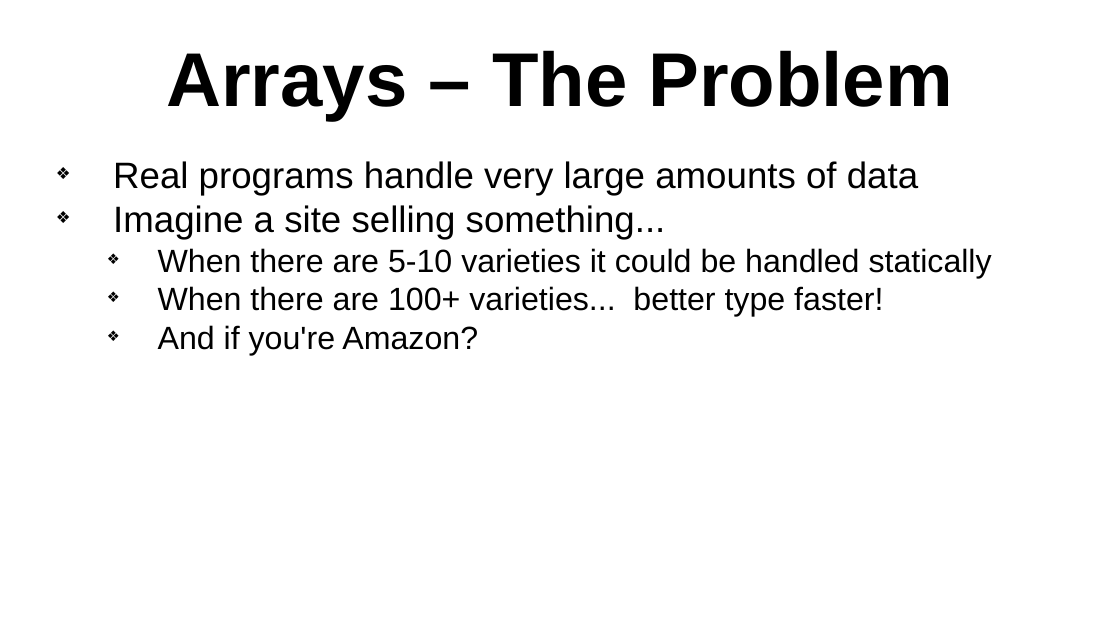
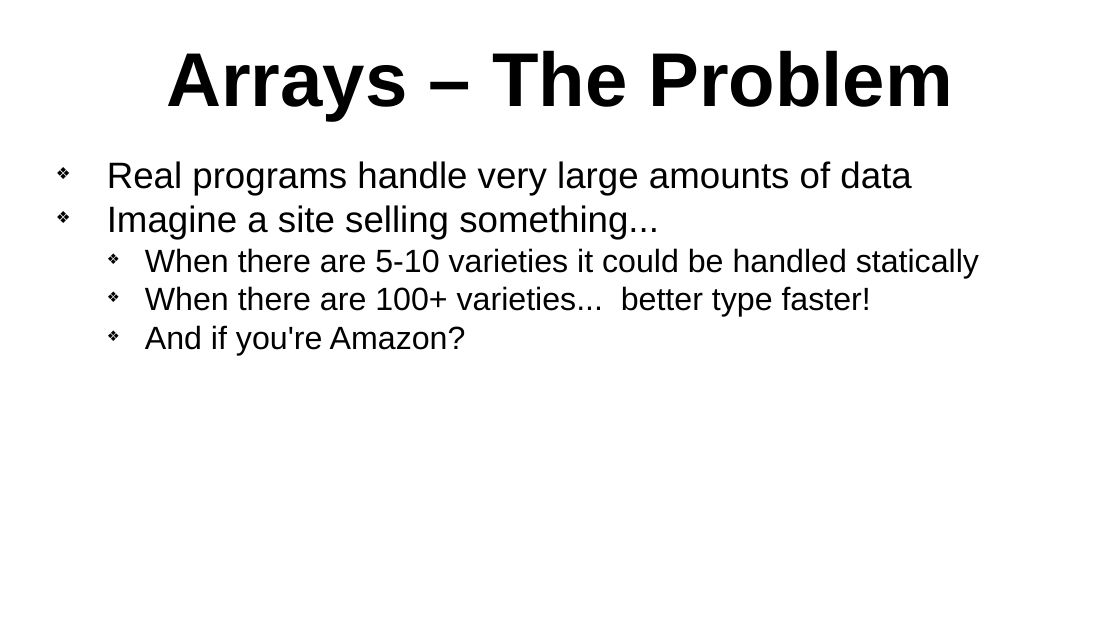
Before and after one commit to gstragand/IntroToArrays, a slide deck: slide 2 of Arrays.pptx. Drawn at 1120x630 pixels with LibreOffice and Linux fonts; fonts in the diff are those of the drawing; background and template pictures are left out. Boxes give left, top, right and bottom in pixels: in the first picture for what was removed or moved away, otherwise in the second. Text is boxed around its words. In the diff, an @@ line names an element or a change of style, - is before the commit and + after.

```diff
--- a/Arrays.pptx
+++ b/Arrays.pptx
@@ text "Real programs handle very large ..." at bbox=[107, 161, 979, 355]: indent changed @@
```
Also in this commit, not shown: 3 other slides changed, 2 other files.
